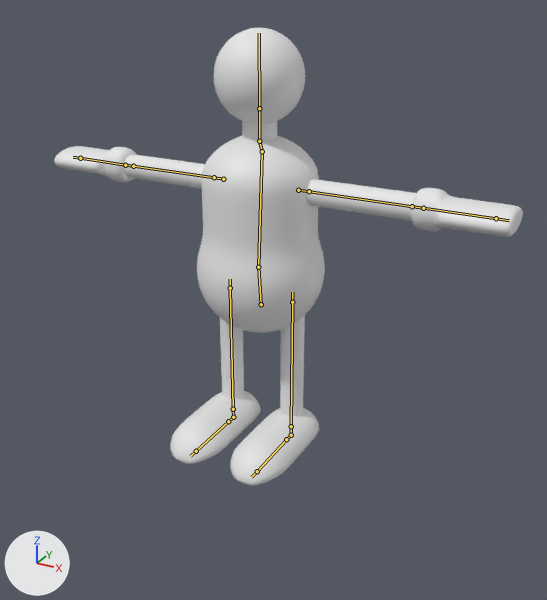
One commit to the Blender file Assets/meshes/rubber_man.blend: the scene before it, then after it.
The view is the same before and after, from a 50 mm camera at (0.832, -1.451, 1.089) aimed at (0.071, -0.067, 0.397). Every picture has the same lights, and +X, +Y and +Z are marked at lower left. The bones that bend it are drawn over the model as lines.

In view in the first picture: 'RubberBuddy'.
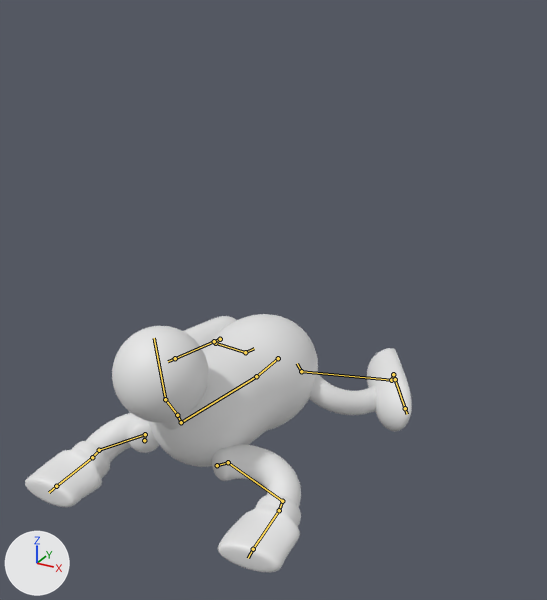
The newer file adds an action. The first version stands in its rest pose; the second is drawn at frame 1 of the action 'idle_prone'.

Where the change shows, as pixel boxes [x1, y1, x2, y2] in the pictures (547 x 600 px):
'RubberBuddy', posed (17% narrower, 43% shorter): before [54, 28, 523, 486]; after [25, 314, 412, 573]
bone 'BodyStart', root to tip: before (261, 304) to (258, 267); after (278, 358) to (256, 376)
bone 'BodyEnd', root to tip: before (262, 151) to (259, 141); after (181, 422) to (177, 415)
bone 'Neck', root to tip: before (259, 141) to (259, 108); after (177, 415) to (165, 399)
bone 'Head', root to tip: before (259, 108) to (259, 33); after (165, 399) to (154, 338)
bone 'ArmEnd.L', root to tip: before (412, 206) to (423, 208); after (282, 501) to (279, 510)
bone 'HandEnd.L', root to tip: before (496, 218) to (509, 220); after (253, 549) to (248, 558)
bone 'ArmEnd.R', root to tip: before (133, 166) to (125, 165); after (99, 450) to (92, 457)
bone 'HandEnd.R', root to tip: before (80, 158) to (73, 157); after (56, 486) to (49, 492)

What the commit changed:
Bone 'HipCtrl' (bone_hipctrl) moves from (0.0, 0.0, 0.0) to (-0.01, 0.283, -0.006).
Bone 'HipCtrl' (bone_hipctrl) turns from (0, 0, 0) to (85, 4, 2) degrees about its own x, y and z.
Bone 'BodyStart' (bone_bodystart) turns from (0, 0, 0) to (0, 0, 3) degrees about its own x, y and z.
Bone 'BodyEnd' (bone_bodyend) moves from (0.0, 0.0, 0.0) to (0.012, 0.033, 0.003).
Bone 'Neck' (bone_neck) turns from (0, 0, 0) to (0, 0, 33) degrees about its own x, y and z.
Bone 'Head' (bone_head) turns from (0, 0, 0) to (-1, 2, -25) degrees about its own x, y and z.
Bone 'ArmEnd.L' (bone_armend_l) moves from (0.0, 0.0, 0.0) to (0.056, -0.113, -0.025).
Bone 'ArmEnd.L' (bone_armend_l) turns from (0, 0, 0) to (41, -28, 34) degrees about its own x, y and z.
Bone 'HandEnd.L' (bone_handend_l) moves from (0.0, 0.0, 0.0) to (0.077, -0.277, 0.111).
Bone 'HandEnd.L' (bone_handend_l) turns from (0, 0, 0) to (84, 3, 0) degrees about its own x, y and z.
Bone 'ArmEnd.R' (bone_armend_r) moves from (0.0, 0.0, 0.0) to (-0.056, -0.137, 0.019).
Bone 'ArmEnd.R' (bone_armend_r) turns from (0, 0, 0) to (20, 5, -26) degrees about its own x, y and z.
Bone 'HandEnd.R' (bone_handend_r) moves from (0.0, 0.0, 0.0) to (-0.073, -0.299, 0.154).
Bone 'HandEnd.R' (bone_handend_r) turns from (0, 0, 0) to (94, 2, -4) degrees about its own x, y and z.
Bone 'FootCtrl.L' (bone_footctrl_l) moves from (0.0, 0.0, 0.0) to (0.153, 0.317, 0.059).
Bone 'FootCtrl.L' (bone_footctrl_l) turns from (0, 0, 0) to (0, -72, 30) degrees about its own x, y and z.
Bone 'FootCtrl.R' (bone_footctrl_r) moves from (0.0, 0.0, 0.0) to (-0.217, 0.279, 0.055).
Bone 'FootCtrl.R' (bone_footctrl_r) turns from (0, 0, 0) to (0, 68, -15) degrees about its own x, y and z.
Bone 'Knee.L' (bone_knee_l) moves from (0.0, 0.0, 0.0) to (0.209, 0.153, -0.035).
Bone 'Elbow.L' (bone_elbow_l) moves from (0.0, 0.0, 0.0) to (0.011, 0.172, -0.005).
Bone 'Knee.R' (bone_knee_r) moves from (0.0, 0.0, 0.0) to (-0.234, 0.159, -0.031).
Bone 'Elbow.R' (bone_elbow_r) moves from (0.0, 0.0, 0.0) to (-0.012, 0.172, 0.001).
